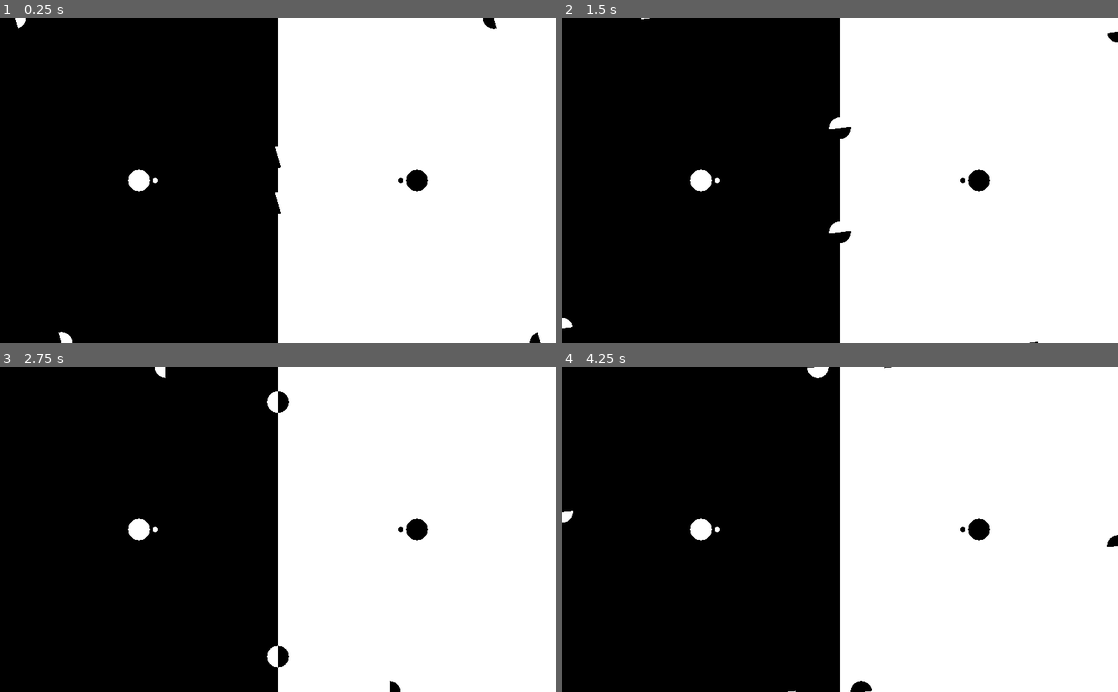
Above: before the commit, frames 1-4 (two rows, left to right).
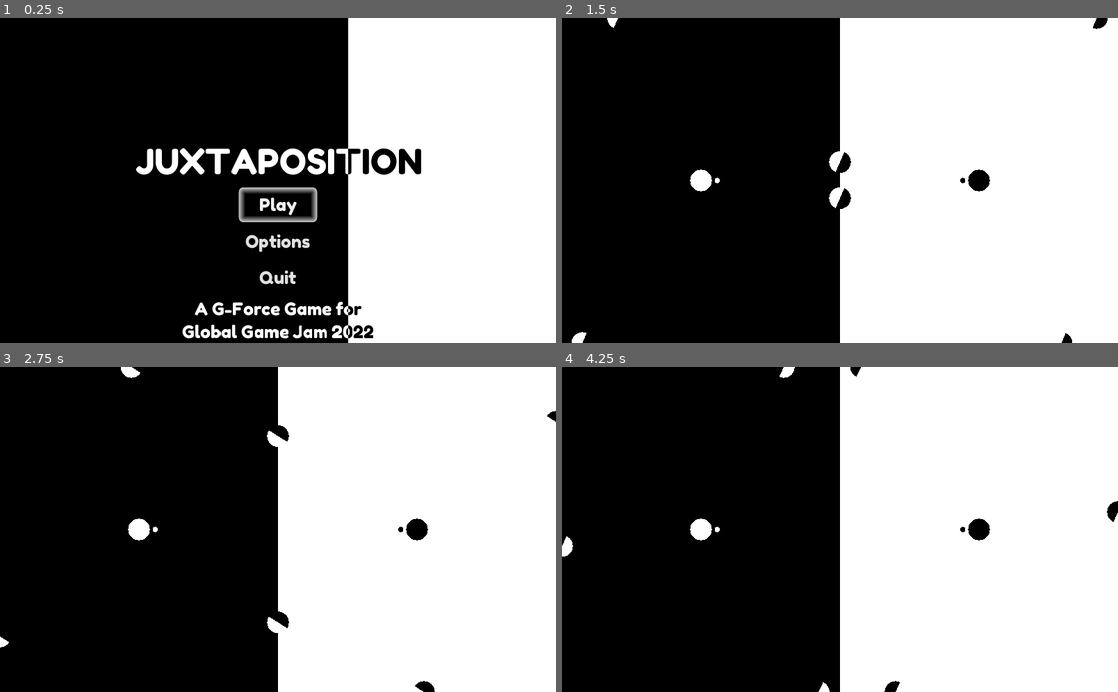
Above: after the commit, the same moments.

Repository: doctor-g/GGJ22
Game: Godot game, scene res://UI/StartMenu.tscn
Two runs of this game, one before a commit and one after it. Both use one fixed random seed, a clock stepped at 60 frames per second and the inputs below. Before the commit the project starts from res://World/World.tscn.
Inputs (mouse positions are in pixels of both pictures, inside the frame that each line leads up to):
- Up to frame 1 (0.25 s): no input
- Up to frame 2 (1.5 s): click (840, 203) at 0.5 s, where only the run after the commit has a clickable "Play"
- Up to frame 3 (2.75 s): no input
- Up to frame 4 (4.25 s): no input

The runs differ from the first frame. In frame 1, 16% of the frame differs, in the area x 2-98%, y 0-100%; in frame 2, 0.9%; in frame 3, 1.0%; in frame 4, 0.7%.

Commit message:
Set start menu as main entrypoint

Diff:
--- a/project/project.godot
+++ b/project/project.godot
@@ -21,7 +21,7 @@
 [application]
 
 config/name="GGJ22"
-run/main_scene="res://World/World.tscn"
+run/main_scene="res://UI/StartMenu.tscn"
 config/icon="res://icon.png"
 
 [autoload]
